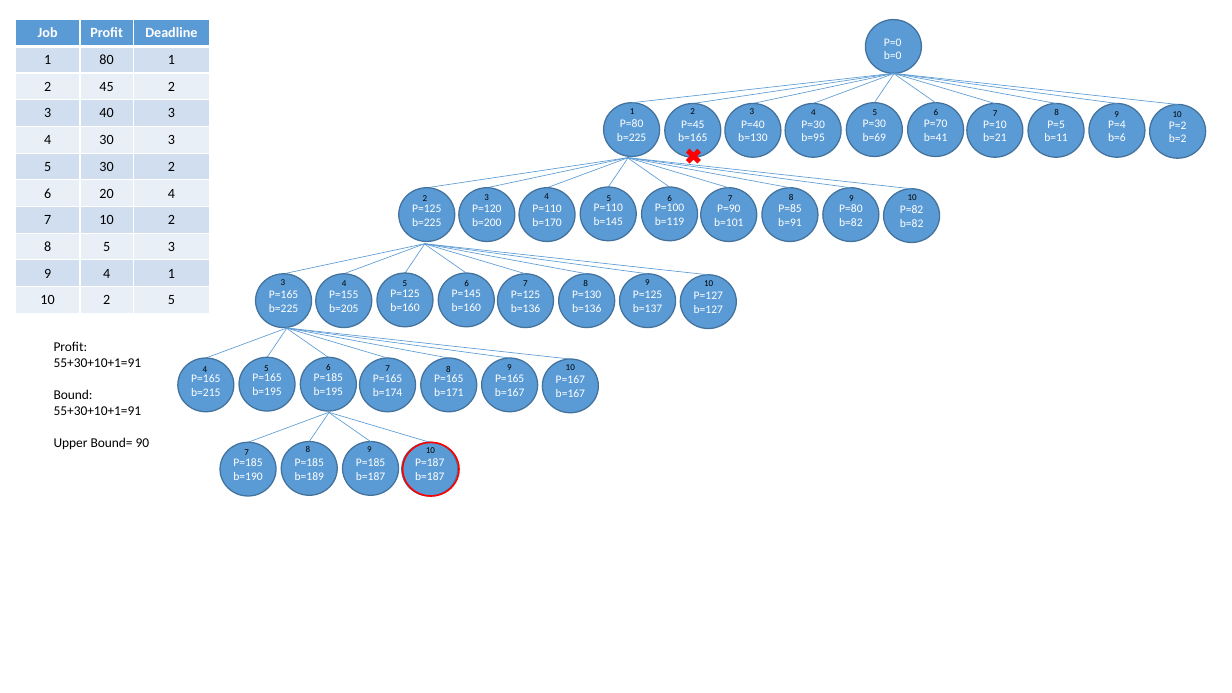
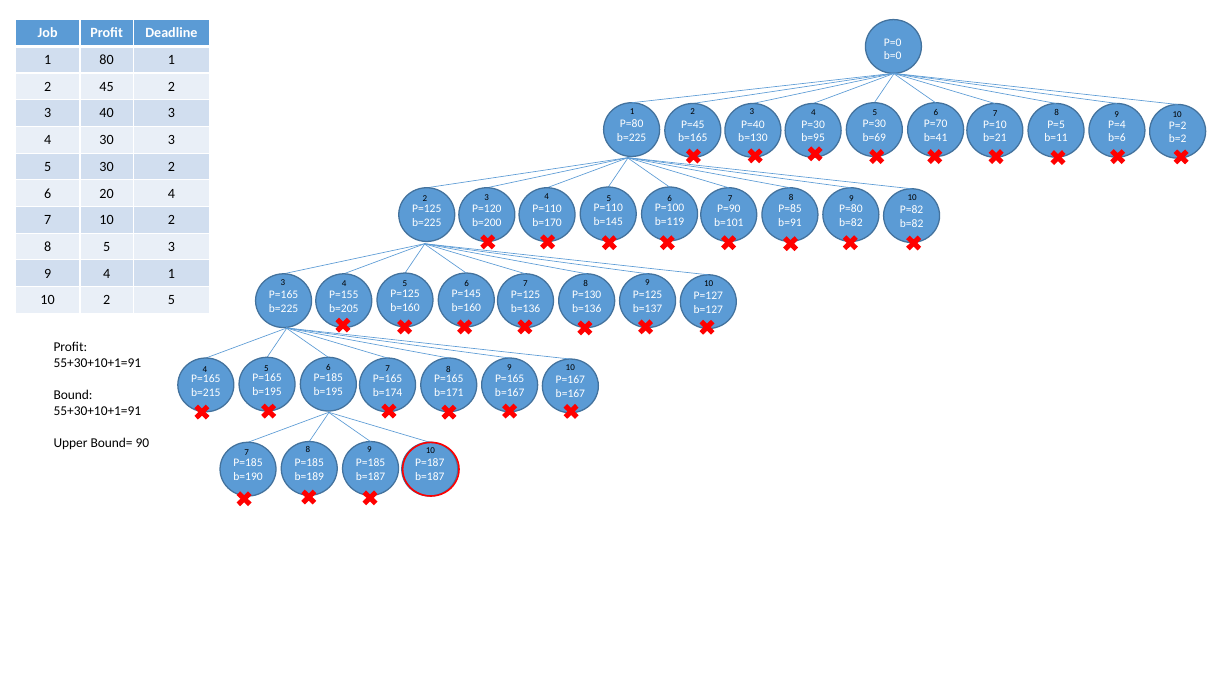
Before and after one commit to andy6804tw/Branch-and-bound, a slide deck: slide 1 of Job Scheduling/assignment/demo2.pptx. Drawn at 1232x693 pixels with LibreOffice and Linux fonts; fonts in the diff are those of the drawing. Boxes give left, top, right and bottom in pixels: in the first picture for what was removed or moved away, otherwise in the second. Text is boxed around its words. In the diff, an @@ line names an element or a change of style, - is before the commit and + after.

```diff
--- a/Job Scheduling/assignment/demo2.pptx
+++ b/Job Scheduling/assignment/demo2.pptx
@@ cross added at <box>744,145,766,166</box>, fill #FF0000 @@
@@ cross added at <box>804,143,826,165</box>, fill #FF0000 @@
@@ cross added at <box>866,146,888,167</box>, fill #FF0000 @@
@@ cross added at <box>924,146,946,167</box>, fill #FF0000 @@
@@ cross added at <box>985,146,1007,167</box>, fill #FF0000 @@
@@ cross added at <box>1047,147,1069,168</box>, fill #FF0000 @@
@@ cross added at <box>1107,146,1129,167</box>, fill #FF0000 @@
@@ cross added at <box>1170,146,1192,167</box>, fill #FF0000 @@
@@ cross added at <box>477,231,499,252</box>, fill #FF0000 @@
@@ cross added at <box>537,231,559,252</box>, fill #FF0000 @@
@@ cross added at <box>599,232,621,253</box>, fill #FF0000 @@
@@ cross added at <box>656,232,678,253</box>, fill #FF0000 @@
@@ cross added at <box>718,232,740,253</box>, fill #FF0000 @@
@@ cross added at <box>780,233,802,254</box>, fill #FF0000 @@
@@ cross added at <box>839,232,861,253</box>, fill #FF0000 @@
@@ cross added at <box>903,232,925,253</box>, fill #FF0000 @@
@@ cross added at <box>332,314,354,335</box>, fill #FF0000 @@
@@ cross added at <box>394,316,416,337</box>, fill #FF0000 @@
@@ cross added at <box>454,316,476,337</box>, fill #FF0000 @@
@@ cross added at <box>514,316,536,337</box>, fill #FF0000 @@
@@ cross added at <box>574,317,596,338</box>, fill #FF0000 @@
@@ cross added at <box>635,316,657,337</box>, fill #FF0000 @@
@@ cross added at <box>696,317,718,338</box>, fill #FF0000 @@
@@ cross added at <box>191,401,213,422</box>, fill #FF0000 @@
@@ cross added at <box>258,400,280,421</box>, fill #FF0000 @@
@@ cross added at <box>378,400,400,421</box>, fill #FF0000 @@
@@ cross added at <box>438,401,460,422</box>, fill #FF0000 @@
@@ cross added at <box>499,400,521,421</box>, fill #FF0000 @@
@@ cross added at <box>560,401,582,422</box>, fill #FF0000 @@
@@ cross added at <box>233,488,255,509</box>, fill #FF0000 @@
@@ cross added at <box>298,486,320,507</box>, fill #FF0000 @@
@@ cross added at <box>360,487,382,508</box>, fill #FF0000 @@
```
Also in this commit, not shown: 4 other files.
